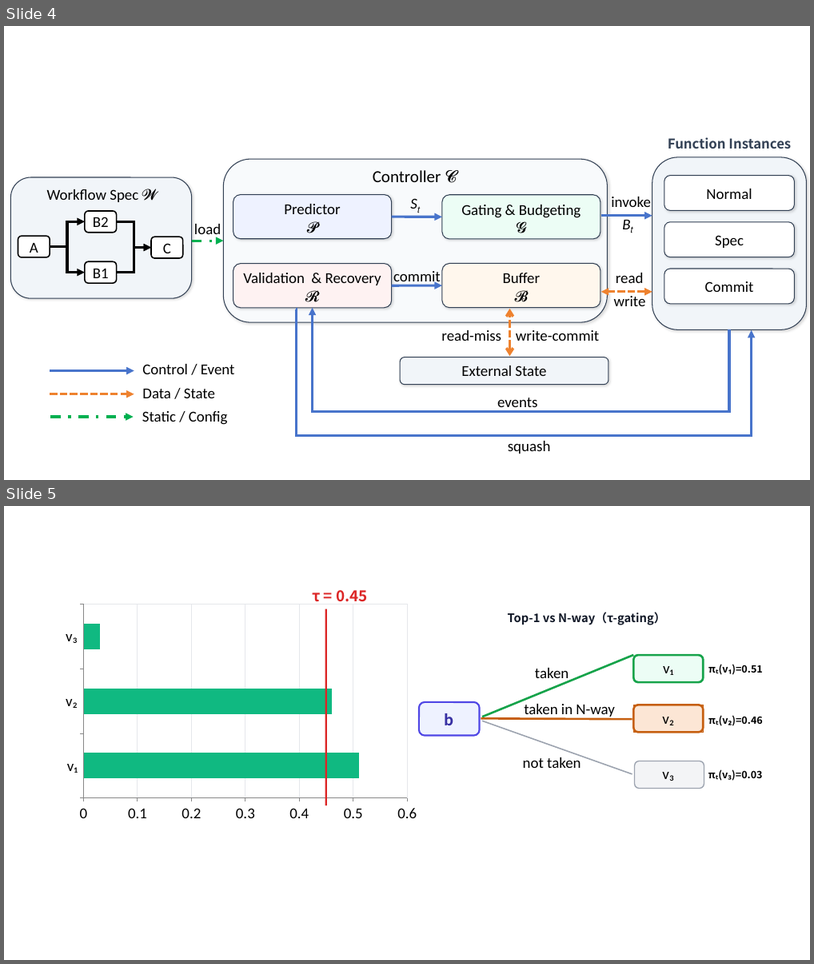
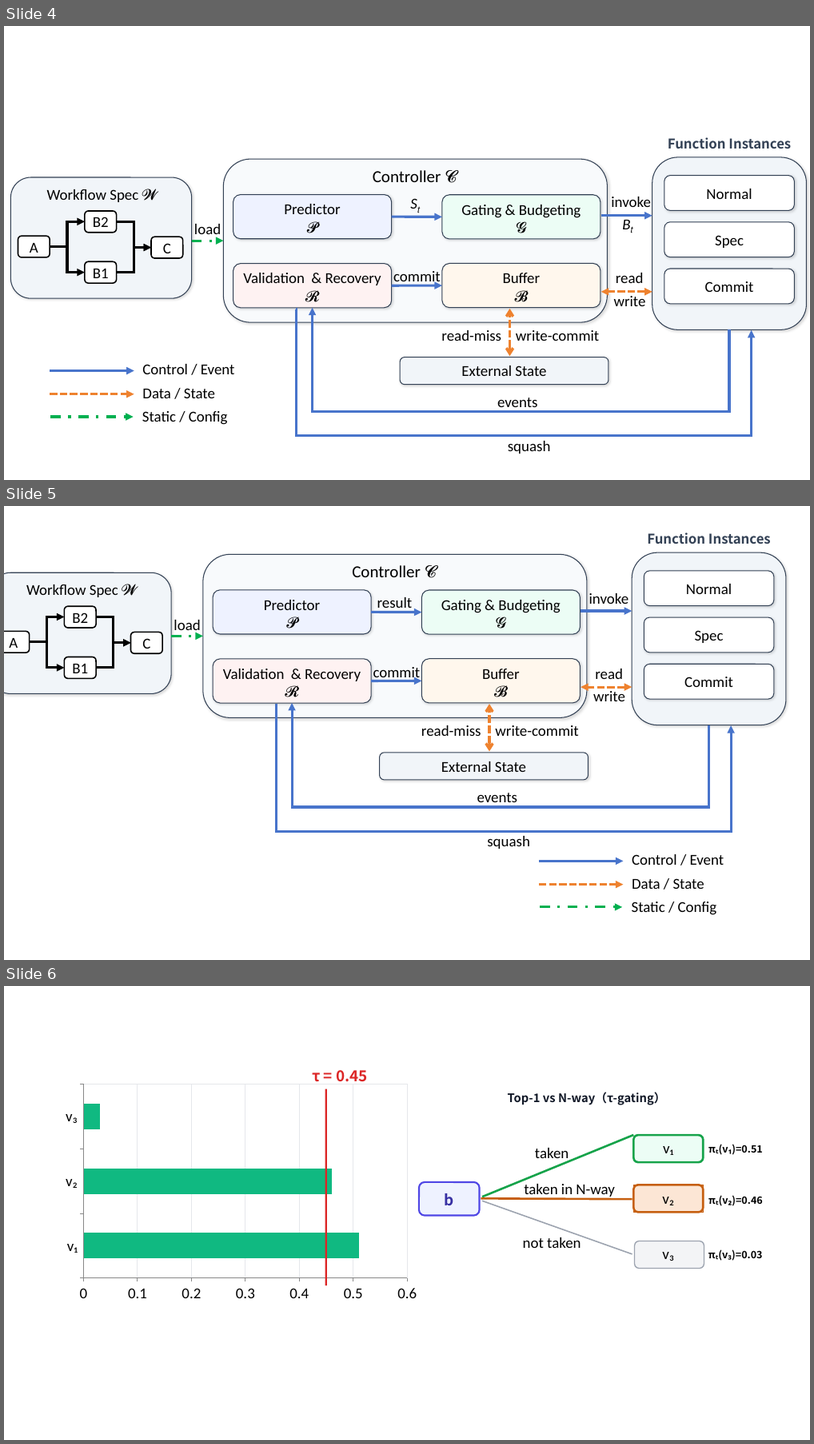
Before and after one commit to wushenghao666/thesis-desktop-material, a slide deck: 美术作品.pptx. Shown one above the other, each under a label of ours: slides 4 and 5 before the commit, slides 4, 5 and 6 after it. The pictures are 814x964 and 814x1444 pixels, drawn with LibreOffice and Linux fonts; fonts in the diff are those of the drawing. Boxes give left, top, right and bottom in pixels: in the first picture for what was removed or moved away, otherwise in the second. Text is boxed around its words. In the diff, an @@ line names an element or a change of style, - is before the commit and + after.

```diff
--- a/美术作品.pptx
+++ b/美术作品.pptx
@@ slide 5 added at (x1=4, y1=506, x2=810, y2=960), background #FFFFFF @@
@@ rounded rectangle added at (x1=203, y1=554, x2=587, y2=718), fill #F8FAFC, outline #334155 1 pt @@
@@ text added at (x1=352, y1=565, x2=437, y2=578), 20 pt, text #000000 @@
+Controller 𝓒
@@ rounded rectangle added at (x1=213, y1=590, x2=371, y2=634), fill #EEF2FF, outline #334155 1 pt @@
@@ text added at (x1=264, y1=600, x2=320, y2=628), 18 pt, text #000000 @@
+Predictor
+𝓟
@@ text added at (x1=378, y1=597, x2=413, y2=612), 18 pt, text #000000 @@
+result
@@ rounded rectangle added at (x1=422, y1=590, x2=581, y2=634), fill #ECFDF5, outline #334155 1 pt, 18 pt, text #000000 @@
+Gating & Budgeting
+𝓖
@@ text added at (x1=590, y1=593, x2=630, y2=608), 18 pt, text #000000 @@
+invoke
@@ text added at (x1=174, y1=620, x2=200, y2=634), 18 pt, text #000000 @@
+load
@@ arrow added from (371, 612) to (422, 612), #4874CB 3 pt @@
@@ arrow added from (581, 611) to (633, 611), #4874CB 3 pt @@
@@ group added at (x1=4, y1=572, x2=171, y2=693): 5 rounded rectangles, 4 elbow arrows, 1 text @@
+Workflow Spec 𝓦
+B1
+B2
+C
+A
@@ arrow added from (171, 636) to (203, 636), #00B050 3 pt dashed @@
@@ rounded rectangle added at (x1=213, y1=659, x2=371, y2=703), fill #FEF2F2, outline #334155 1 pt, 18 pt, text #000000 @@
+Validation & Recovery
+𝓡
@@ text added at (x1=374, y1=667, x2=421, y2=681), 18 pt, text #000000 @@
+commit
@@ rounded rectangle added at (x1=422, y1=659, x2=581, y2=703), fill #FFF7ED, outline #334155 1 pt, 18 pt, text #000000 @@
+Buffer
+𝓑
@@ text added at (x1=595, y1=668, x2=623, y2=679), 18 pt, text #000000 @@
+read
@@ arrow added from (371, 681) to (422, 681), #4874CB 3 pt @@
@@ double arrow added from (633, 687) to (581, 687), #EE822F 3 pt dashed @@
@@ text added at (x1=594, y1=689, x2=626, y2=701), 18 pt, text #000000 @@
+write
@@ group added at (x1=633, y1=532, x2=787, y2=725): 4 texts, 4 rounded rectangles @@
+Function Instances
+Normal
+Spec
+Commit
@@ elbow arrow added from (276, 704) to (732, 725), #4874CB 3 pt @@
@@ elbow arrow added from (710, 725) to (292, 703), #4874CB 3 pt @@
@@ double arrow added from (490, 751) to (490, 704), #EE822F 3 pt dashed @@
@@ text added at (x1=422, y1=725, x2=482, y2=736), 18 pt, text #000000 @@
+read-miss
@@ text added at (x1=495, y1=725, x2=578, y2=736), 18 pt, text #000000 @@
+write-commit
@@ rounded rectangle added at (x1=380, y1=752, x2=588, y2=780), fill #F1F5F9, outline #334155 1 pt, 18 pt, text #000000 @@
+External State
@@ text added at (x1=478, y1=792, x2=518, y2=807), 18 pt, text #000000 @@
+events
@@ text added at (x1=487, y1=836, x2=530, y2=848), 18 pt, text #000000 @@
+squash
@@ group added at (x1=539, y1=854, x2=725, y2=915): 3 arrows, 3 texts @@
+Data / State
+Control / Event
+Static / Config
@@ what was slide 5 is now slide 6 @@
```
Also in this commit, not shown: 3 other slides added, 15 other files.
